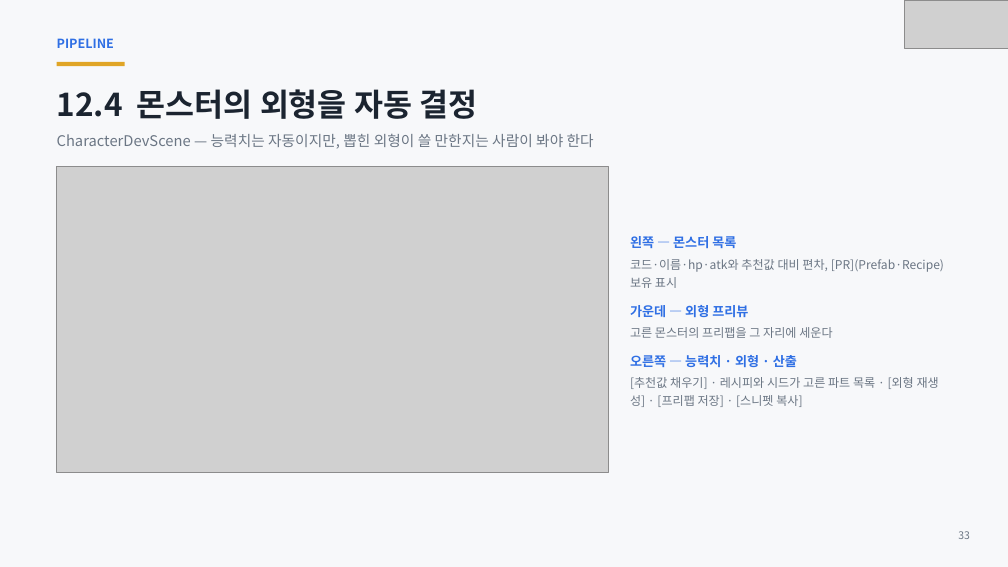
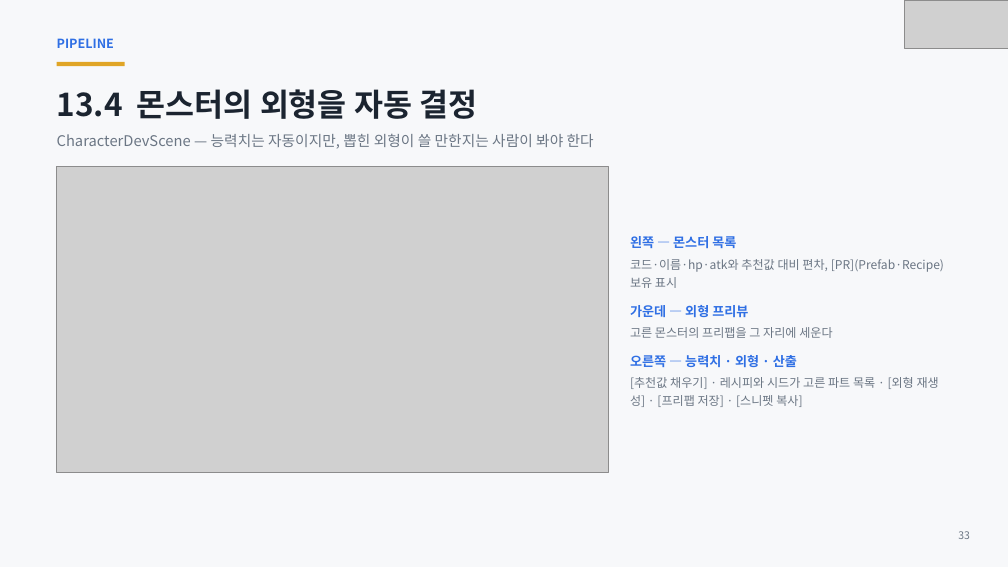
Before and after one commit to ks-wook/com2us-taskbar-hero, a slide deck: slide 33 of docs/com2us-taskbar-hero-발표자료.pptx. Drawn at 1008x567 pixels with LibreOffice and Linux fonts; fonts in the diff are those of the drawing; grey boxes stand for pictures. Boxes give left, top, right and bottom in pixels: in the first picture for what was removed or moved away, otherwise in the second. Text is boxed around its words. In the diff, an @@ line names an element or a change of style, - is before the commit and + after.

```diff
--- a/docs/com2us-taskbar-hero-발표자료.pptx
+++ b/docs/com2us-taskbar-hero-발표자료.pptx
@@ text at (57, 89, 477, 119): text changed @@
-12.4 몬스터의 외형을 자동 결정
+13.4 몬스터의 외형을 자동 결정
```
Also in this commit, not shown: 35 other slides changed, 2 slides added, 4 slides removed, 1 other file.
